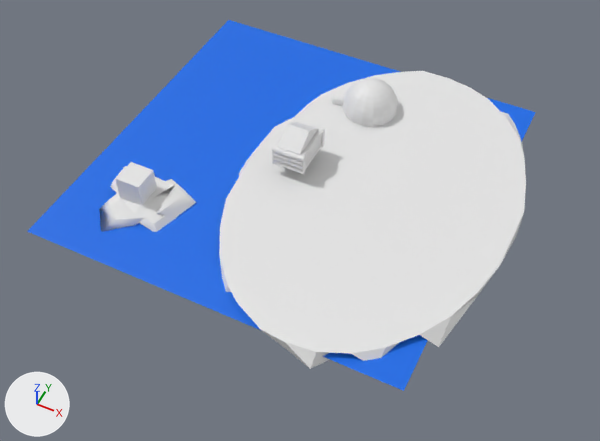
An edit to the Blender file public/scene.blend, drawn before and after from the same camera.
Before and after are seen from a 50 mm camera at (213.0, -423.0, 466.0) aimed at (22.0, -42.0, -10.0). The axes (+X, +Y, +Z) are drawn at lower left. The lights are the same throughout.
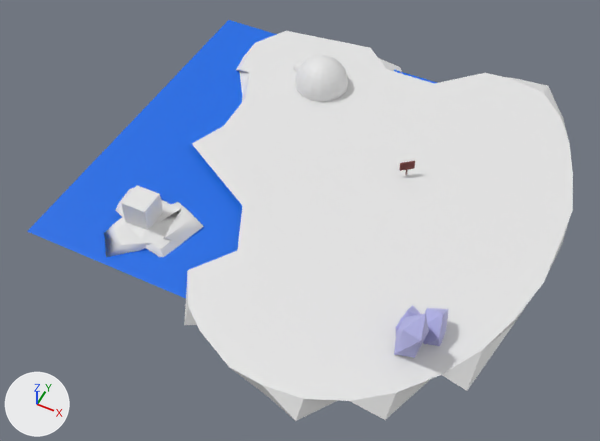
Boxes (x1, y1, x2, y2) around the edits, measured in the pictures (600 x 441 px):
'Cylinder', reshaped, moved, rescaled (27% wider, 31% taller)
    before: (219, 71, 526, 369)
    after: (184, 31, 573, 421)
'Cube.001', moved
    before: (99, 166, 196, 232)
    after: (104, 188, 204, 257)
'Sphere', moved
    before: (343, 77, 397, 127)
    after: (295, 55, 348, 102)
'Cube.003', moved
    before: (116, 162, 157, 205)
    after: (121, 185, 163, 230)
'Icosphere.001', added (blue)
    after: (394, 314, 429, 358)
'Cube.002', no longer drawn
    before: (278, 122, 318, 155)
'Icosphere', added (blue)
    after: (423, 308, 449, 346)
'Cylinder.004', hidden
    before: (272, 146, 306, 174)
'Cylinder.003', hidden
    before: (301, 129, 322, 169)
'Cylinder.001', moved, turned
    before: (332, 93, 344, 106)
    after: (293, 62, 302, 72)
'Icosphere.002', added
    after: (396, 305, 420, 331)
'Cube.006', added
    after: (399, 161, 415, 171)
'Cylinder.002', hidden
    before: (292, 119, 325, 147)
'Cylinder.006', no longer drawn
    before: (276, 121, 296, 147)
part 1 of me_cylinder, built on
    before: (219, 71, 526, 354)
    after: (184, 31, 573, 401)
part 2 of me_cube_004, built on
    before: (278, 129, 318, 155)

Edits to the bpy script that builds the scene:
```text
Change me_cube_004:
    used by ob_cube_002; location = (0.0, 0.0, 23.0); scale = (9.25, 16.0, 9.25)
    remove me_cube_004.from_pydata(...)  # 20 vertices, 17 faces; spans x -1.0..1.0, y -1.0..1.0, z -1.0..2.16
    add me_cube_004.from_pydata(...)  # 120 vertices, 72 faces, 16 loose edges; spans x -1.12..1.12, y -1.0..1.0, z 1.0..2.16
    me_cube_004 part 2: 4 vertices removed from x -1.0..1.0, y -1.0..1.0, z -1.0; 104 vertices added at x -1.12..1.12, y -1.0..1.0, z 1.0..2.16
Change me_cylinder:
    used by ob_cylinder; location = (68.0, 0.0, 0.0); scale = (108.0, 155.0, 4.74)
    remove me_cylinder.from_pydata(...)  # 64 vertices, 34 faces; spans x -1.04..0.99, y -1.03..1.06, z -1.0..1.0
    add me_cylinder.from_pydata(...)  # 72 vertices, 42 faces; spans x -1.34..0.99, y -1.03..0.96, z -1.0..1.0
    me_cylinder part 1
    2 faces are deleted
    32 vertices move from x -1.04..0.38, y -0.85..1.06, z -1.0..1.0 to x -1.34..0.36, y -0.85..0.94, z -1.0..1.0
    8 vertices are added at x -1.32..-1.15, y 0.37..0.73, z -1.0..1.0
    10 new faces join them
Change ob_cube_001:
    ob_cube_001.location: (-92.7, -84.4, 1.9) -> (-75.1, -102.8, 1.9)
Change ob_cube_002:
    ob_cube_002.location: (0.0, 0.0, 23.0) -> (0.0, 0.0, 61.8)
Change ob_cube_003:
    ob_cube_003.location: (-92.0, -87.0, 19.2) -> (-74.4, -105.5, 19.2)
Change ob_cylinder:
    ob_cylinder.location: (68.0, 0.0, 0.0) -> (70.4, 7.4, 0.0)
    ob_cylinder.scale: (108.0, 155.0, 4.74) -> (139.0, 198.0, 6.07)
Change ob_cylinder_001:
    ob_cylinder_001.location: (-2.3, 82.4, 5.8) -> (-49.9, 104.8, 5.8)
    ob_cylinder_001.rotation_euler: (-3.258, 1.571, 0.0) -> (-2.756, 1.571, 0.0)  # degrees (-187, 90, 0) -> degrees (-158, 90, 0)
Change ob_sphere:
    ob_sphere.location: (24.3, 85.6, 9.2) -> (-25.0, 94.7, 9.2)
Change ob_cylinder_004:
    ob_cylinder_004.location: (0.0, -16.7, 23.1) -> (0.0, -16.7, 62.0)
    add ob_cylinder_004.hide_set(True)  # its collection is switched off
Change ob_cylinder_006:
    ob_cylinder_006.location: (-10.4, 0.1, 23.1) -> (-10.4, 0.1, 61.9)
    add _m = ob_cylinder_006.modifiers.new('Boolean', 'BOOLEAN')
Change ob_cylinder_002:
    ob_cylinder_002.location: (0.0, 17.3, 23.1) -> (0.0, 17.3, 62.0)
    add ob_cylinder_002.hide_set(True)  # its collection is switched off
Change ob_cylinder_003:
    ob_cylinder_003.location: (10.5, 0.1, 23.1) -> (10.5, 0.1, 61.9)
    add ob_cylinder_003.hide_set(True)  # its collection is switched off
Add ob_cylinder_007:
    ob_cylinder_007 = bpy.data.objects.new('Cylinder.007', me_cylinder_006)  # a 32-sided cylinder along z spanning x -1.0..1.0, y -1.0..1.0, z -1.0..1.0; in mat_material_005 (dark red #6d2621)
    ob_cylinder_007.location = (81.2, 25.2, 8.8)
    ob_cylinder_007.rotation_euler = (0.0, 0.0, -0.892)  # degrees (0, 0, -51)
    ob_cylinder_007.scale = (-0.571, -0.571, 3.66)
Add ob_cube_006:
    ob_cube_006 = bpy.data.objects.new('Cube.006', me_cube_003)  # a box spanning x -1.0..1.0, y -1.0..1.0, z -1.0..1.0; in mat_material_005 (dark red #6d2621)
    ob_cube_006.location = (81.1, 25.3, 15.7)
    ob_cube_006.rotation_euler = (0.0, 0.0, -0.892)  # degrees (0, 0, -51)
    ob_cube_006.scale = (0.68, 5.85, 3.53)
Add ob_icosphere_002:
    ob_icosphere_002 = bpy.data.objects.new('Icosphere.002', me_icosphere_002)  # 12 vertices, 20 faces; spans x -0.64..0.91, y -1.26..0.77, z -1.19..1.49; in mat_material_004 (blue #b3b4e7)
    ob_icosphere_002.location = (139.7, -114.1, 11.2)
    ob_icosphere_002.rotation_euler = (0.0, 0.0, -3.355)  # degrees (0, 0, -192)
    ob_icosphere_002.scale = (11.7, 11.7, 11.7)
Add ob_icosphere_001:
    ob_icosphere_001 = bpy.data.objects.new('Icosphere.001', me_icosphere_001)  # 12 vertices, 20 faces; spans x -0.48..1.38, y -1.5..0.76, z -0.88..3.14; in mat_material_004 (blue #b3b4e7)
    ob_icosphere_001.location = (136.5, -117.3, 11.2)
    ob_icosphere_001.scale = (11.7, 11.7, 11.7)
Add ob_icosphere:
    ob_icosphere = bpy.data.objects.new('Icosphere', me_icosphere_002.copy())
    ob_icosphere.location = (149.1, -101.1, 11.2)
    ob_icosphere.scale = (11.7, 11.7, 11.7)
```
